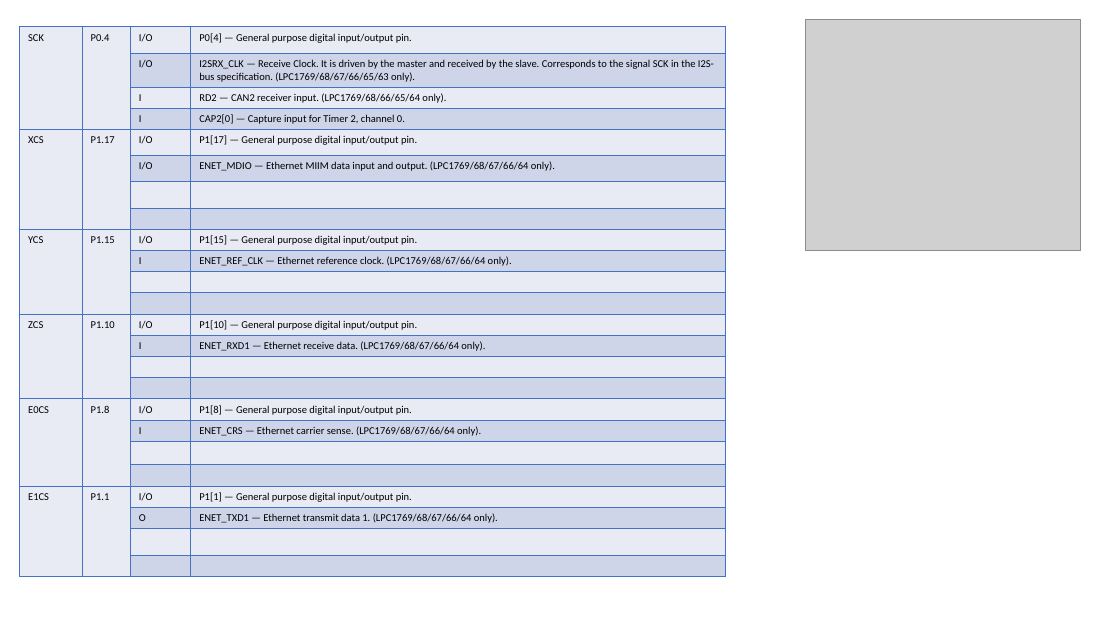
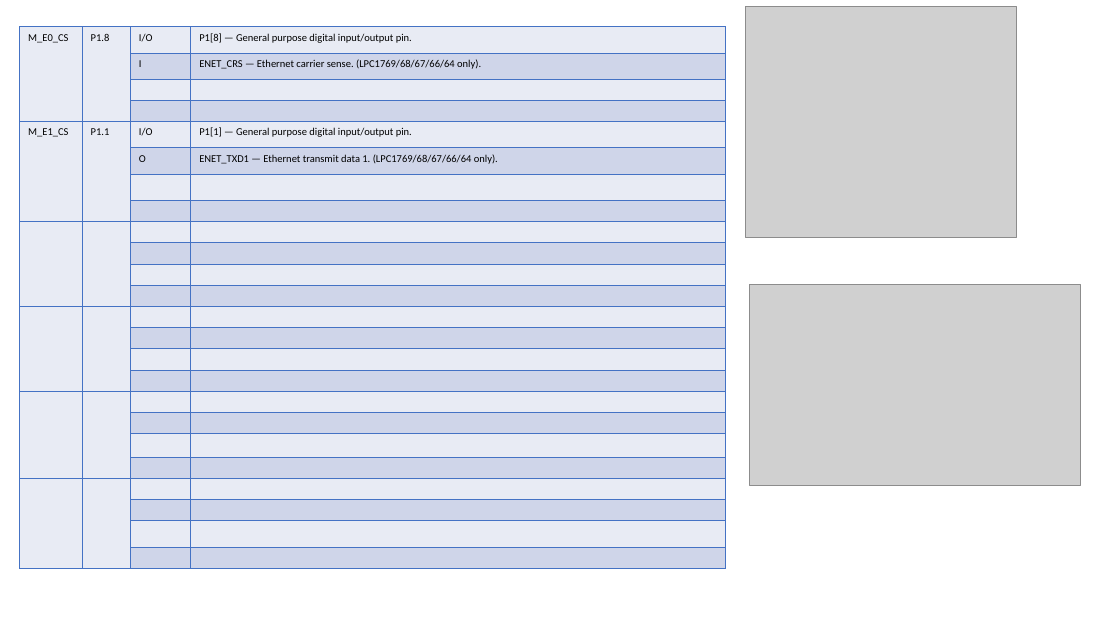
Before and after one commit to softkannan/3DPrint, a slide deck: slide 14 of hardware/Bigtreetech/Bigtreetech_skr_v1.3/SKR-V1.3 Pin Description.pptx (slide 12 before the commit). Drawn at 1120x630 pixels with LibreOffice and Linux fonts; fonts in the diff are those of the drawing; grey boxes stand for pictures. Boxes give left, top, right and bottom in pixels: in the first picture for what was removed or moved away, otherwise in the second. Text is boxed around its words. In the diff, an @@ line names an element or a change of style, - is before the commit and + after.

```diff
--- a/hardware/Bigtreetech/Bigtreetech_skr_v1.3/SKR-V1.3 Pin Description.pptx
+++ b/hardware/Bigtreetech/Bigtreetech_skr_v1.3/SKR-V1.3 Pin Description.pptx
@@ table at [20,27,727,565] @@
-row 1: SCK | P0.4 | I/O | P0[4] — General purpose digital input/output pin.
-row 2:  |  | I/O | I2SRX_CLK — Receive Clock. It is driven by the master and received by the slave. Corresponds to the signal SCK in the I2S-bus specification. (LPC1769/68/67/66/65/63 only).
-row 3:  |  | I | RD2 — CAN2 receiver input. (LPC1769/68/66/65/64 only).
-row 4:  |  | I | CAP2[0] — Capture input for Timer 2, channel 0.
-row 5: XCS | P1.17 | I/O | P1[17] — General purpose digital input/output pin.
-row 6:  |  | I/O | ENET_MDIO — Ethernet MIIM data input and output. (LPC1769/68/67/66/64 only).
-row 7:  |  |  | 
-row 8:  |  |  | 
-row 9: YCS | P1.15 | I/O | P1[15] — General purpose digital input/output pin.
-row 10:  |  | I | ENET_REF_CLK — Ethernet reference clock. (LPC1769/68/67/66/64 only).
-row 11:  |  |  | 
-row 12:  |  |  | 
-row 13: ZCS | P1.10 | I/O | P1[10] — General purpose digital input/output pin.
-row 14:  |  | I | ENET_RXD1 — Ethernet receive data. (LPC1769/68/67/66/64 only).
-row 15:  |  |  | 
-row 16:  |  |  | 
-row 17: E0CS | P1.8 | I/O | P1[8] — General purpose digital input/output pin.
+row 1: M_E0_CS | P1.8 | I/O | P1[8] — General purpose digital input/output pin.
-row 5, column 1: E1CS
+row 5, column 1: M_E1_CS
+row 9:  |  |  | 
+row 10:  |  |  | 
+row 11:  |  |  | 
+row 12:  |  |  | 
+row 13:  |  |  | 
+row 14:  |  |  | 
+row 15:  |  |  | 
+row 16:  |  |  | 
+row 17:  |  |  | 
+row 18:  |  |  | 
+row 19:  |  |  | 
+row 20:  |  |  | 
+row 21:  |  |  | 
+row 22:  |  |  | 
+row 23:  |  |  | 
+row 24:  |  |  | 
@@ picture: place and size @@
-picture at [806,19,1081,250]
+picture at [746,6,1017,237]
@@ picture added at [750,285,1081,486] @@
```
Also in this commit, not shown: 10 other slides changed, 2 slides added, 9 other files.
